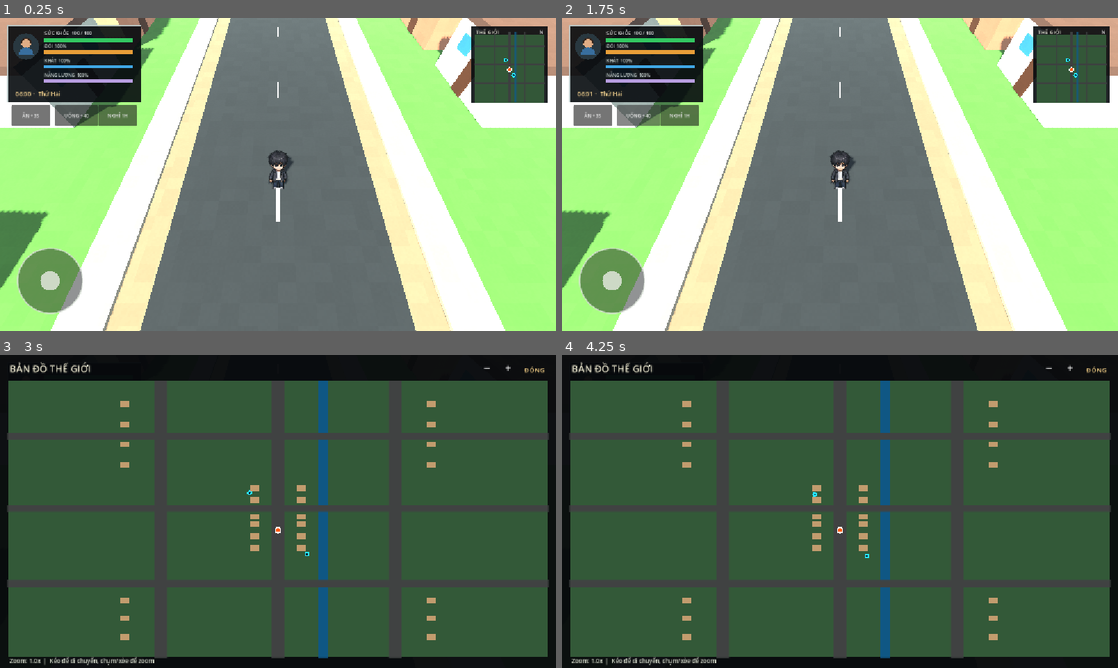
Above: before the commit, frames 1-4 (two rows, left to right).
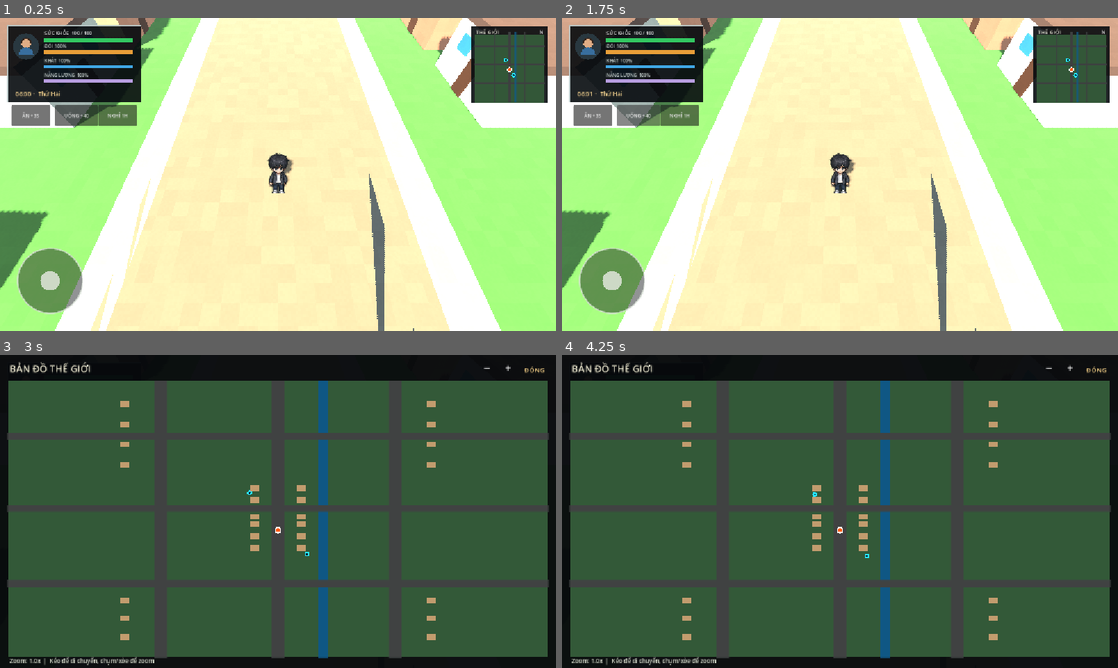
Above: after the commit, the same moments.

Repository: aohmn/GameDemo
Game: Godot game, scene res://scenes/boot/boot.tscn
The game is run twice, just before and just after one commit, with the same random seed, the same clock (stepped at 60 frames per second) and the same inputs.
Inputs (mouse positions are in pixels of both pictures, inside the frame that each line leads up to):
- Up to frame 1 (0.25 s): no input
- Up to frame 2 (1.75 s): click "ĂN +35" at 0.5 s; click "UỐNG +40" at 1.25 s
- Up to frame 3 (3 s): click "NGHỈ 1H" at 2 s; drag from (511, 401) to (333, 442) at 2.77 s
- Up to frame 4 (4.25 s): tap Enter at 3.5 s; drag from (728, 527) to (812, 574) at 3.52 s

The runs differ from the first frame. In frame 1, 34% of the frame differs, in the area x 9-91%, y 0-100%; in frame 2, 34%; in frame 3, less than 0.1%; in frame 4, less than 0.1%.

Commit message:
fix: prevent road from obscuring player feet

Diff:
--- a/presentation/player_sprite/player_sprite.gd
+++ b/presentation/player_sprite/player_sprite.gd
@@ -17,7 +17,7 @@
 @export var world_height_m: float = 1.75
 ## Nâng sprite lên để chân không chìm vào mặt đường. Map hiện có mặt đường cao 0.14-0.17 m
 ## nhưng không có collision, trong khi Player đứng ở độ cao 0. Sửa gốc ở world/map, rồi đặt về 0.
-@export var ground_clearance_m: float = 0.12
+@export var ground_clearance_m: float = 0.0
 
 var _facing: Facing = Facing.DOWN
 var _moving: bool = false
--- a/world/map/map_controller.gd
+++ b/world/map/map_controller.gd
@@ -225,21 +225,21 @@
 	_add_box(
 		"RoadShoulderMain",
 		Vector3(11.0, 0.12, WORLD_SIZE),
-		Vector3(0.0, 0.02, 0.0),
+		Vector3(0.0, -0.01, 0.0),
 		Color(0.48, 0.43, 0.34)
 	)
 
 	_add_box(
 		"MainRoad",
 		Vector3(8.0, 0.10, WORLD_SIZE),
-		Vector3(0.0, 0.09, 0.0),
+		Vector3(0.0, 0.0, 0.0),
 		Color(0.17, 0.19, 0.20)
 	)
 
 	_add_box(
 		"CrossRoad",
 		Vector3(WORLD_SIZE, 0.10, 8.0),
-		Vector3(0.0, 0.10, -12.0),
+		Vector3(0.0, 0.0, -12.0),
 		Color(0.17, 0.19, 0.20)
 	)
 
@@ -247,21 +247,21 @@
 		_add_box(
 			"RoadMarking",
 			Vector3(0.16, 0.025, 1.5),
-			Vector3(0.0, 0.16, float(index) * 2.5),
+			Vector3(0.0, 0.0375, float(index) * 2.5),
 			Color(0.90, 0.87, 0.72)
 		)
 
 	_add_box(
 		"SidewalkLeft",
 		Vector3(1.5, 0.20, WORLD_SIZE),
-		Vector3(-5.8, 0.10, 0.0),
+		Vector3(-5.8, -0.05, 0.0),
 		Color(0.57, 0.55, 0.47)
 	)
 
 	_add_box(
 		"SidewalkRight",
 		Vector3(1.5, 0.20, WORLD_SIZE),
-		Vector3(5.8, 0.10, 0.0),
+		Vector3(5.8, -0.05, 0.0),
 		Color(0.57, 0.55, 0.47)
 	)
 
